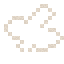
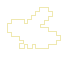
Revision of a layered 64 x 64 image; what changed, layer by layer:
showed "Ebene 3", painted on it over <box>7,7,61,49</box>
hid "Ender Pearl" (1st of 3, in "Princess Frames" › "Void"), painted on it over <box>4,4,64,52</box>
